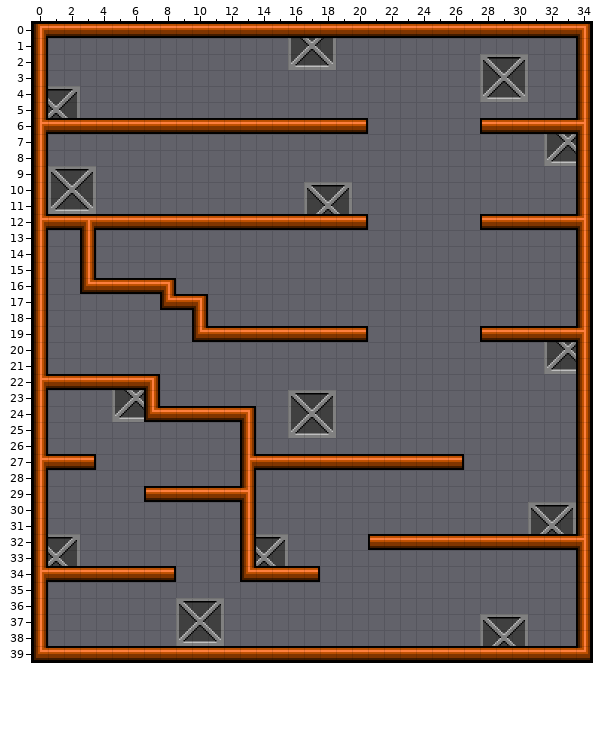
One commit to this Tiled map (JSON): levels/level2.json. The first picture shows the starting point.
Cells are 32x32 px. Shown: x 0..34, y 0..39.
Now the later version:
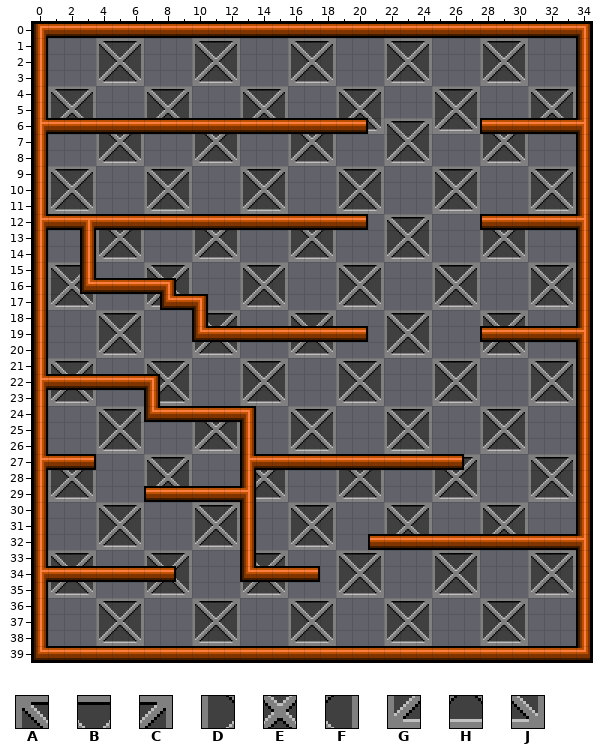
Key: from "tiles": A 18, B 19, C 20, D 24, E 25, F 26, G 30, H 31, J 32.
_ is an empty cell.
Tiles replaced or removed in this view: A, B, C, D, E, F, G, H, J.
The exact change:
Changed rows in their new state; . is an unchanged cell.
Layer "Tile Layer 2":
first column x 1:
 1 ...ABC...ABC...ABC...ABC...ABC...
 2 ...DEF...DEF...DEF...DEF...DEF...
 3 ...GHJ...GHJ...GHJ...GHJ...GHJ...
 4 ABC...ABC...ABC...ABC...ABC___ABC
 5 DEF...DEF...DEF...DEF...DEF...DEF
 6 ....................JABCGHJ......
 7 ...DEF...DEF...DEF...DEF...DEF.__
 8 ...GHJ...GHJ...GHJ...GHJ...GHJ.__
 9 ......ABC...ABC...ABC...ABC...ABC
10 ......DEF...DEF.__DEF...DEF...DEF
11 ......GHJ...GHJ.__GHJ...GHJ...GHJ
12 .....................ABC.........
13 ...DEF...DEF...DEF...DEF...DEF...
14 ...GHJ...GHJ...GHJ...GHJ...GHJ...
15 AB....ABC...ABC...ABC...ABC...ABC
16 DE......F...DEF...DEF...DEF...DEF
17 GHJ...G.....GHJ...GHJ...GHJ...GHJ
18 ...ABC....BC...ABC...ABC...ABC...
19 ...DEF...............DEF.........
20 ...GHJ...GHJ...GHJ...GHJ...GHJ.__
21 ABC...ABC...ABC...ABC...ABC...ABC
22 .......EF...DEF...DEF...DEF...DEF
23 GHJ.__.HJ...GHJ___GHJ...GHJ...GHJ
24 ...ABC.........ABC...ABC...ABC...
25 ...DEF...DEF...DEF...DEF...DEF...
26 ...GHJ...GHJ...GHJ...GHJ...GHJ...
27 ......ABC.................C...ABC
28 DEF...DEF....EF...DEF...DEF...DEF
29 GHJ..........HJ...GHJ...GHJ...GHJ
30 ...ABC...ABC...ABC...ABC...ABC___
31 ...DEF...DEF...DEF...DEF...DEF___
32 __.GHJ...GHJ.__GHJ...............
33 ABC...ABC....BC...ABC...ABC...ABC
34 ........F.........DEF...DEF...DEF
35 GHJ...GHJ...GHJ...GHJ...GHJ...GHJ
36 ...ABC.._ABC...ABC...ABC...ABC...
37 ...DEF.._DEF...DEF...DEF...DEF...
38 ...GHJ.._GHJ...GHJ...GHJ...GHJ...
Changed places in both pictures, as pixel boxes (x1, y1, x2, y2):
changed: (48, 38, 576, 646)
